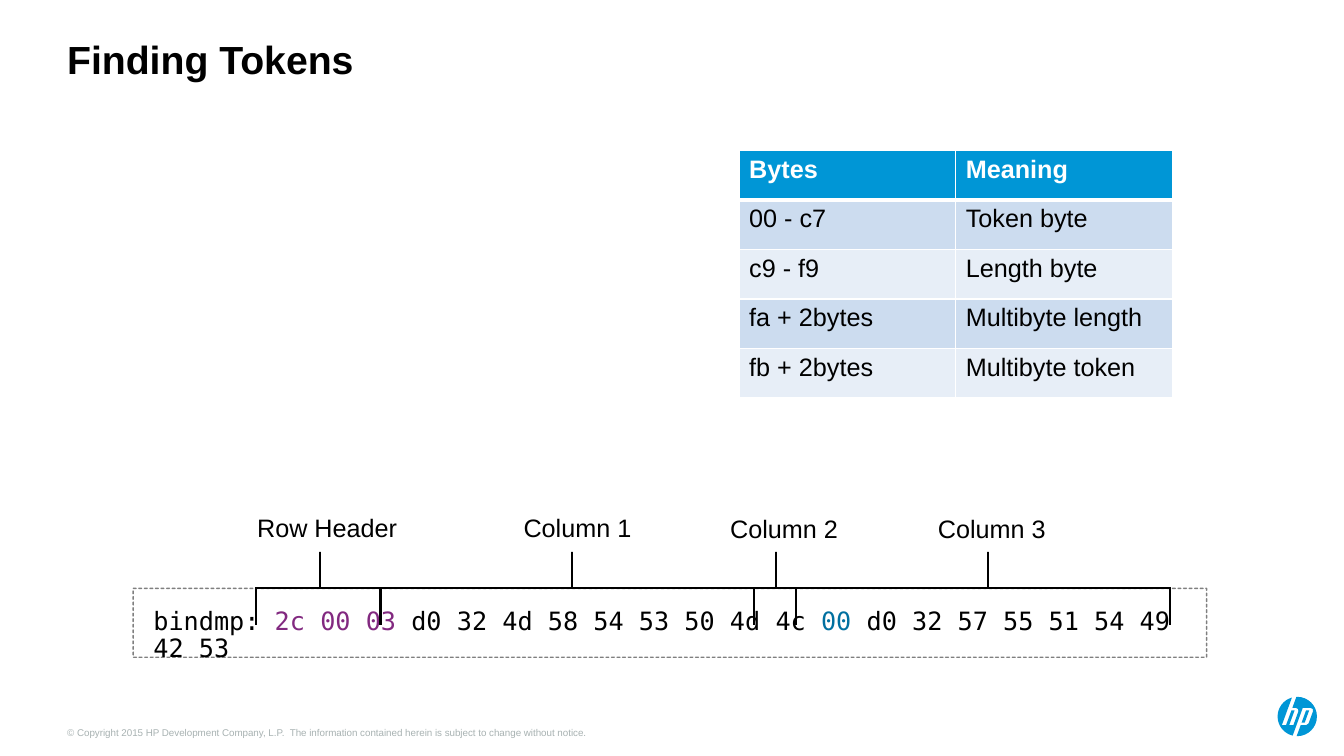
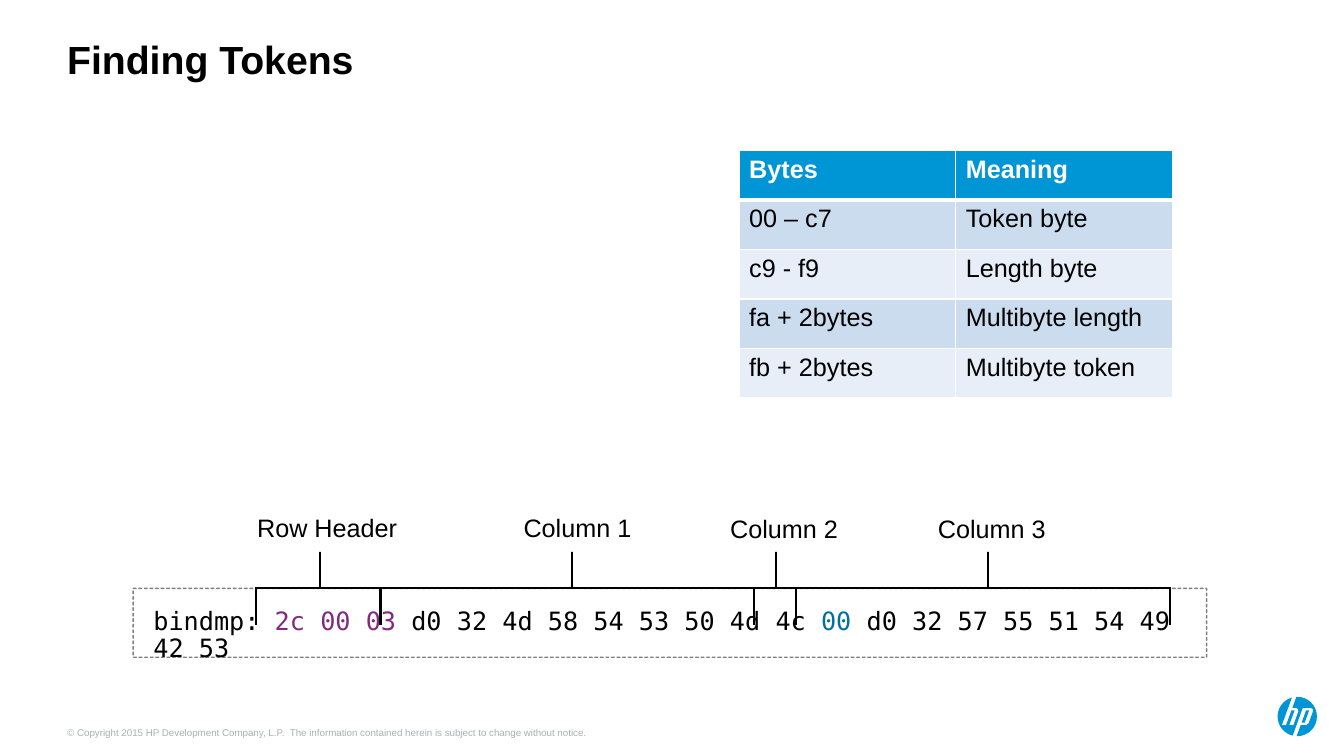
Before and after one commit to Dyland28/HP-Data-Compression, a slide deck: slide 7 of compression_sand_weiss_hotsos_2018.pptx (slide 6 before the commit). Drawn at 1344x756 pixels with LibreOffice and Linux fonts; fonts in the diff are those of the drawing. Boxes give left, top, right and bottom in pixels: in the first picture for what was removed or moved away, otherwise in the second. Text is boxed around its words. In the diff, an @@ line names an element or a change of style, - is before the commit and + after.

Commit message:
slide update

```diff
--- a/compression_sand_weiss_hotsos_2018.pptx
+++ b/compression_sand_weiss_hotsos_2018.pptx
@@ table at [739, 150, 1173, 398] @@
-row 2, column 1: 00 - c7
+row 2, column 1: 00 – c7
```
Also in this commit, not shown: 2 slides added.
